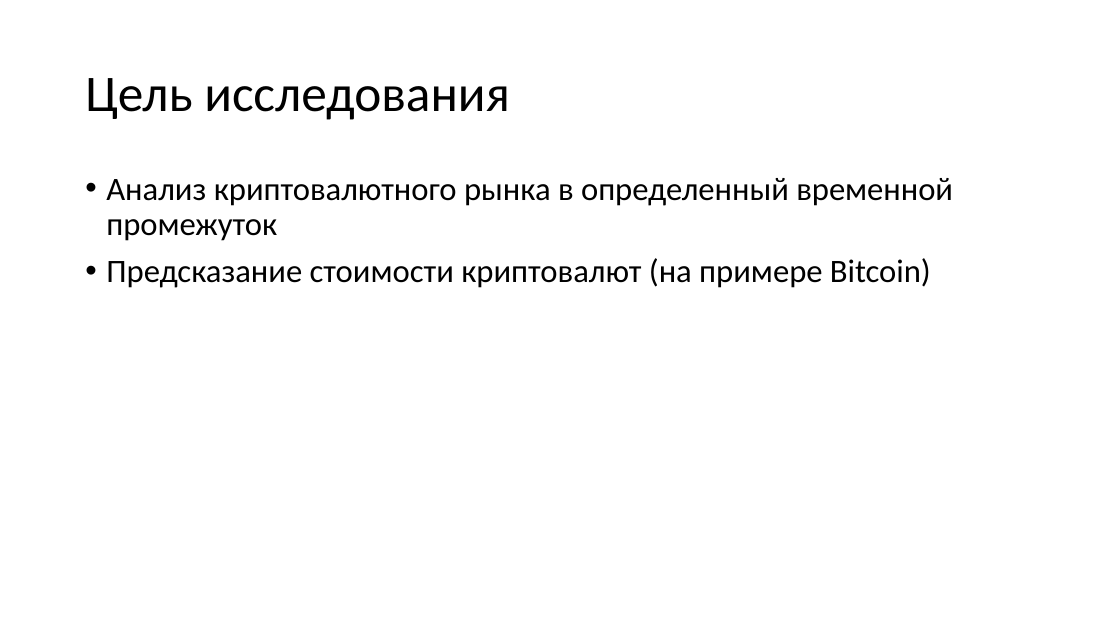
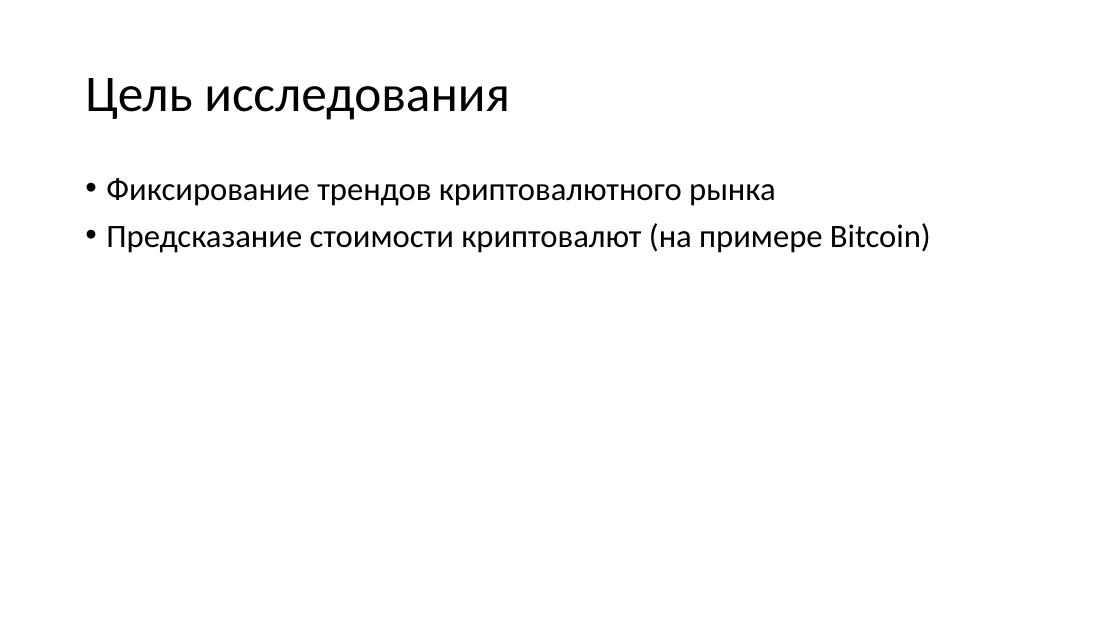
Before and after one commit to egorserdyuk/ASU-Datascience, a slide deck: slide 3 of Crypto/Анализ данных.pptx. Drawn at 1120x630 pixels with LibreOffice and Linux fonts; fonts in the diff are those of the drawing. Boxes give left, top, right and bottom in pixels: in the first picture for what was removed or moved away, otherwise in the second. Text is boxed around its words. In the diff, an @@ line names an element or a change of style, - is before the commit and + after.

```diff
--- a/Crypto/Анализ данных.pptx
+++ b/Crypto/Анализ данных.pptx
@@ text at <box>106,178,776,206</box>: text changed @@
-• Анализ криптовалютного рынка в определенный временной промежуток
+• Фиксирование трендов криптовалютного рынка
```
Also in this commit, not shown: 3 slides added.
